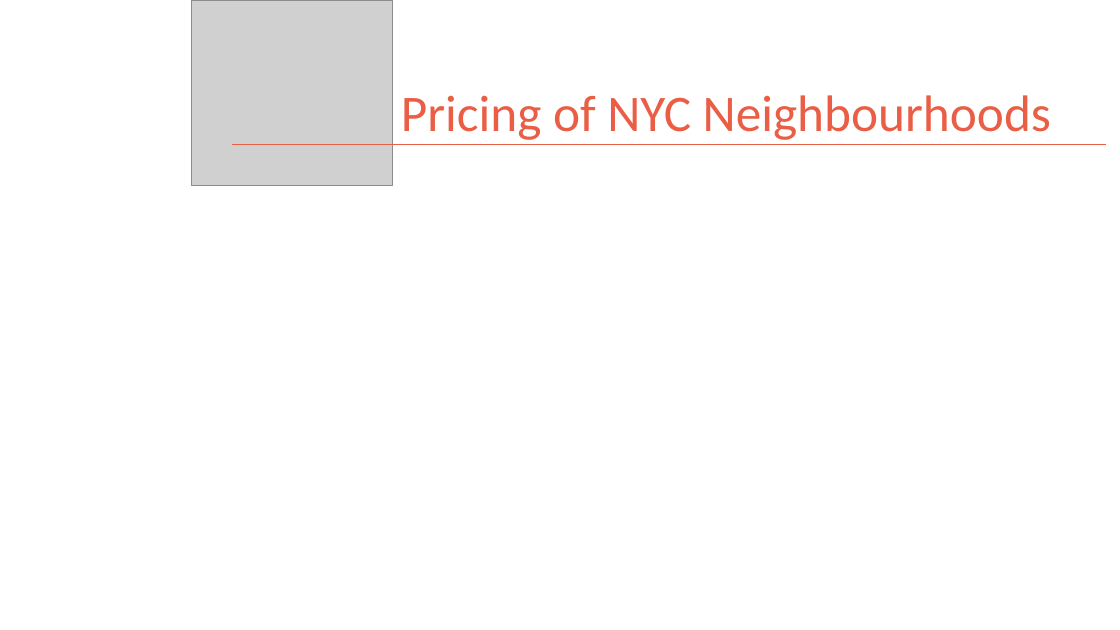
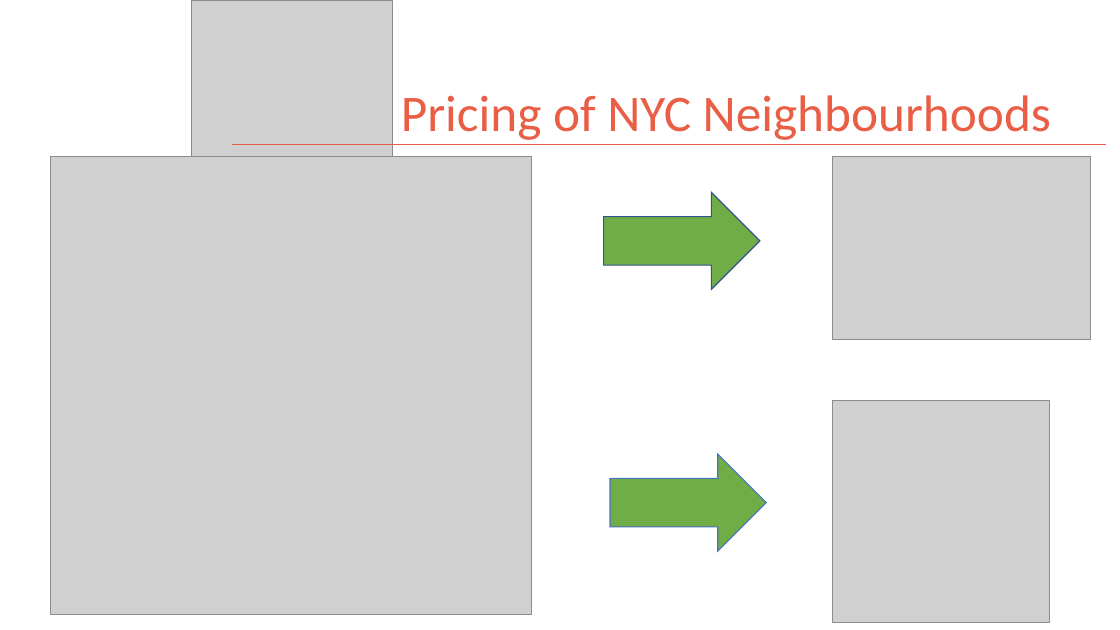
Before and after one commit to kman4/Airbnb_analysis_NYC, a slide deck: slide 14 of Airbnb NYC Analysis Presentation Deck.pptx (slide 12 before the commit). Drawn at 1120x630 pixels with LibreOffice and Linux fonts; fonts in the diff are those of the drawing; grey boxes stand for pictures. Boxes give left, top, right and bottom in pixels: in the first picture for what was removed or moved away, otherwise in the second. Text is boxed around its words. In the diff, an @@ line names an element or a change of style, - is before the commit and + after.

```diff
--- a/Airbnb NYC Analysis Presentation Deck.pptx
+++ b/Airbnb NYC Analysis Presentation Deck.pptx
@@ picture added at (x1=50, y1=156, x2=531, y2=615) @@
@@ picture added at (x1=833, y1=156, x2=1091, y2=339) @@
@@ right arrow added at (x1=604, y1=192, x2=760, y2=289), fill #70AD47, outline #325491 1 pt @@
@@ picture added at (x1=833, y1=401, x2=1049, y2=623) @@
@@ right arrow added at (x1=610, y1=455, x2=766, y2=551), fill #70AD47, outline #4472C4 1 pt @@
```
Also in this commit, not shown: 8 other slides changed, 7 slides added, 2 slides removed.
